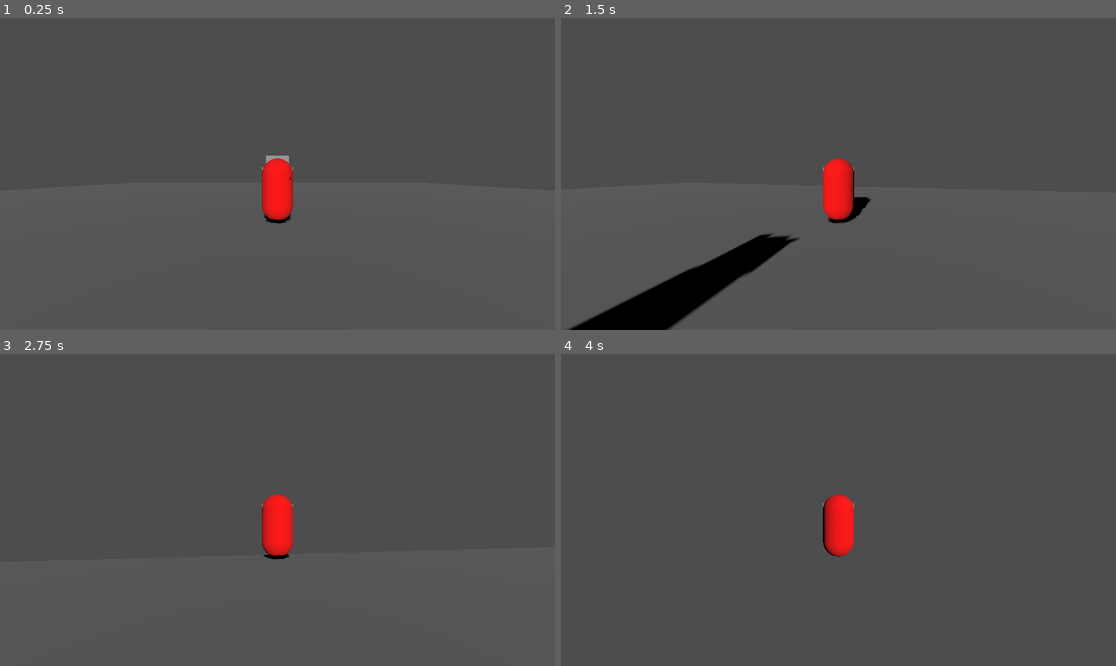
Above: before the commit, frames 1-4 (two rows, left to right).
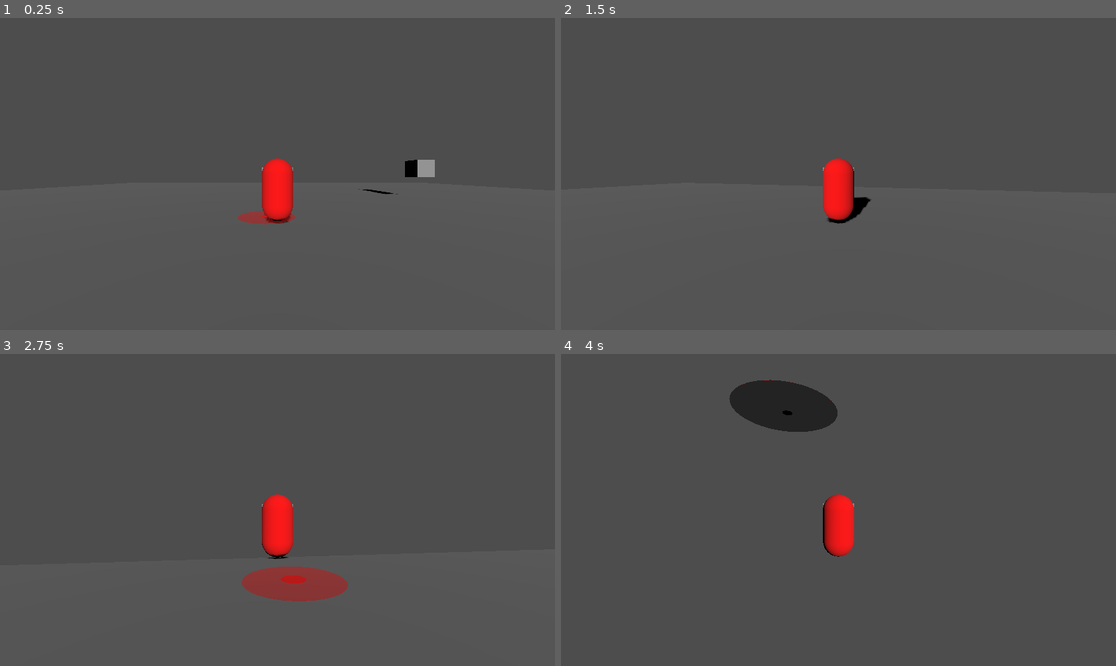
Above: after the commit, the same moments.

Repository: ZweiEuro/high_perf_cg
Game: Godot game, scene res://main_scene.tscn
Two runs of this game, one before a commit and one after it. Both use one fixed random seed, a clock stepped at 60 frames per second and the inputs below.
Inputs (mouse positions are in pixels of both pictures, inside the frame that each line leads up to):
- Up to frame 1 (0.25 s): no input
- Up to frame 2 (1.5 s): tap Enter at 0.5 s; move the mouse to (866, 174) at 0.52 s; hold W (Player Forward) from 0.53 s (still down); tap Space (Player jump) at 0.6, 0.77, 1.07 s; move the mouse to (810, 174) at 1.27 s; tap Shift (Dash) at 1.35 s
- Up to frame 3 (2.75 s): keep holding W (Player Forward); tap Space (Player jump) at 1.52, 1.55, 1.82, 2.1 s; move the mouse to (288, 503) at 2.02 s
- Up to frame 4 (4 s): keep holding W (Player Forward); move the mouse to (832, 516) at 2.77 s; tap Shift (Dash) at 2.85 s; tap Space (Player jump) at 3.02, 3.05, 3.32, 3.6, 3.77 s; move the mouse to (877, 513) at 3.52 s

The runs differ from the first frame. In frame 1, 0.6% of the frame differs, in the area x 42-79%, y 44-67%; in frame 2, 4.0%, in the area x 1-56%, y 57-100%; in frame 3, 1.7%; in frame 4, 2.5%.

Commit message:
trouble duplicating indicators

Diff:
--- /dev/null
+++ b/gameObjects/lightning/indicator.gd
@@ -0,0 +1,31 @@
+extends Node3D
+
+@export var triggerDuration_s: float = 1.0; # duration in seconds for it to grow
+@export var singleFire: bool = false;
+
+@export var actualScale: float = 1.0;
+
+@onready var innerIndicator: CylinderMesh = $IndicatorInner.mesh
+@onready var outerIndicator: CylinderMesh = $IndicatorOuter.mesh
+
+
+
+@onready var startTime: float = Time.get_ticks_msec() / 1000.0; # time since start in seconds
+
+var indicatorInnerSize: float = 0.0;
+
+func _ready() -> void:
+	self.scale = Vector3(actualScale, actualScale, actualScale);
+
+	innerIndicator.top_radius = 1;
+	innerIndicator.bottom_radius = 1;
+
+func _process(_delta: float) -> void:
+	var now = Time.get_ticks_msec() / 1000.0;
+	if now - startTime > triggerDuration_s:
+		startTime = now;
+
+	var newSize = lerpf(0.0, 1.0, (( now - startTime) / triggerDuration_s))
+
+	innerIndicator.bottom_radius = newSize;
+	innerIndicator.top_radius = newSize;
--- /dev/null
+++ b/gameObjects/lightning/indicator.tscn
@@ -0,0 +1,66 @@
+[gd_scene load_steps=6 format=3 uid="uid://e5ubdwu3wx6d"]
+
+[sub_resource type="GDScript" id="GDScript_l0wnk"]
+script/source = "extends Node3D
+
+@export var triggerDuration_s: float = 1.0; # duration in seconds for it to grow
+@export var singleFire: bool = false;
+
+@export var actualScale: float = 1.0;
+
+@onready var innerIndicator: CylinderMesh = $IndicatorInner.mesh
+@onready var outerIndicator: CylinderMesh = $IndicatorOuter.mesh
+
+
+var startTime: float = Time.get_ticks_msec() / 1000.0; # time since start in seconds
+
+var indicatorInnerSize: float = 0.0;
+
+func _ready() -> void:
+	self.scale = Vector3(actualScale, actualScale, actualScale);
+
+	innerIndicator.top_radius = 1;
+	innerIndicator.bottom_radius = 1;
+
+func _process(_delta: float) -> void:
+	var now = Time.get_ticks_msec() / 1000.0;
+	if now - startTime > triggerDuration_s:
+		startTime = now;
+
+	var newSize = lerpf(0.0, 1.0, (( now - startTime) / triggerDuration_s))
+
+	innerIndicator.bottom_radius = newSize;
+	innerIndicator.top_radius = newSize;
+"
+
+[sub_resource type="StandardMaterial3D" id="StandardMaterial3D_lsk4n"]
+transparency = 1
+albedo_color = Color(1, 0, 0, 0.541176)
+disable_receive_shadows = true
+
+[sub_resource type="CylinderMesh" id="CylinderMesh_yurot"]
+material = SubResource("StandardMaterial3D_lsk4n")
+top_radius = 1.0
+bottom_radius = 1.0
+height = 0.001
+
+[sub_resource type="StandardMaterial3D" id="StandardMaterial3D_6v3ml"]
+transparency = 1
+albedo_color = Color(1, 0, 0, 1)
+disable_receive_shadows = true
+
+[sub_resource type="CylinderMesh" id="CylinderMesh_e1imq"]
+material = SubResource("StandardMaterial3D_6v3ml")
+top_radius = 0.0
+bottom_radius = 0.0
+height = 0.001
+
+[node name="Indicator" type="Node3D"]
+script = SubResource("GDScript_l0wnk")
+
+[node name="IndicatorOuter" type="MeshInstance3D" parent="."]
+mesh = SubResource("CylinderMesh_yurot")
+
+[node name="IndicatorInner" type="MeshInstance3D" parent="."]
+mesh = SubResource("CylinderMesh_e1imq")
+skeleton = NodePath("../IndicatorOuter")
--- /dev/null
+++ b/gameObjects/lightning/indicator_spawner.gd
@@ -0,0 +1,53 @@
+extends Node
+
+@export var spawningInterval: float = 0.05; # period in seconds
+@export var spawningIntervalRandomNoise: float = 0.5;
+
+@export var spawnRadius: float = 5.0;
+
+var indicator = preload("res://gameObjects/lightning/indicator.tscn");
+
+@onready var timer := Timer.new();
+@onready var player := $"../Player"
+
+
+# Called when the node enters the scene tree for the first time.
+func _ready() -> void:
+	timer.autostart = true;
+	timer.one_shot = true;
+	timer.wait_time = spawningInterval;
+	timer.timeout.connect(_on_timer_timeout)
+
+	add_child(timer)
+
+
+func restartSpawner() -> void:
+	var nextTimeoutTime = spawningInterval + randf_range(-spawningIntervalRandomNoise, spawningIntervalRandomNoise);
+	timer.start(nextTimeoutTime)
+
+	print(nextTimeoutTime)
+
+
+func get_random_pos_around_center(center: Vector3, radius: float) -> Vector3:
+	# get a planar Vec3 in a random direction
+	# var	dir: Vector3 = player.getCurrentForwardDirection();
+
+	# get a random direction
+	var dir = Vector3(randf_range(-0.5, 0.5), 0, randf_range(-0.5, 0.5)).normalized();
+
+	# make it a minimum radius away from the player
+	return center + dir * randf_range(0.5, radius) * randf();
+
+func _on_timer_timeout() -> void:
+
+	var newChild: Node3D = indicator.duplicate().instantiate();
+	var newPos =  get_random_pos_around_center(player.position, spawnRadius);
+	newChild.position = newPos;
+	add_child(newChild);
+	restartSpawner();
+
+
+
+# Called every frame. 'delta' is the elapsed time since the previous frame.
+func _process(delta: float) -> void:
+	pass
--- a/gameObjects/player/Player.tscn
+++ b/gameObjects/player/Player.tscn
@@ -1,5 +1,6 @@
-[gd_scene load_steps=11 format=3 uid="uid://dutcdtdc0ygky"]
+[gd_scene load_steps=12 format=3 uid="uid://dutcdtdc0ygky"]
 
+[ext_resource type="Script" path="res://gameObjects/player/player.gd" id="1_8atvp"]
 [ext_resource type="Script" path="res://gameObjects/player/scripts/PlayerMovement.gd" id="2_w2um5"]
 [ext_resource type="Shader" path="res://gameObjects/player/player.gdshader" id="2_xp7a0"]
 [ext_resource type="Shader" path="res://gameObjects/player/dustParticles.gdshader" id="3_hk4tg"]
@@ -25,6 +26,7 @@
 height = 0.2
 
 [node name="Player" type="Node3D"]
+script = ExtResource("1_8atvp")
 
 [node name="PlayerBody" type="CharacterBody3D" parent="."]
 top_level = true
--- /dev/null
+++ b/gameObjects/player/player.gd
@@ -0,0 +1,5 @@
+extends Node3D
+
+
+func getCurrentForwardDirection() -> Vector3:
+	return	$"./PlayerBody".getDirection()
--- a/gameObjects/player/scripts/PlayerMovement.gd
+++ b/gameObjects/player/scripts/PlayerMovement.gd
@@ -14,6 +14,7 @@
 var dash_cooldown: float = 5.0;
 var timestamp_last_dash: float = 0.0 # the last time dash was pushed
 
+var last_direction: Vector3 = Vector3(0.5, 0, 0.5).normalized();
 
 var parent
 
@@ -53,7 +54,7 @@
 
 	# use input_dir movement vector to know which direction the player is facing, depending on the camera rotation
 	# put .normalized() at the end of this line if you don't want the player to be able to slow walk using joystick
-	var direction = (cam_h.transform.basis * Vector3(input_dir.x, 0, input_dir.y))
+	var direction: Vector3 = (cam_h.transform.basis * Vector3(input_dir.x, 0, input_dir.y))
 
 	var velocity_total = velocity; # change the current velocity
 
@@ -66,6 +67,9 @@
 		velocity_total.y += jump_velocity# direction of 'up'  is irrelevant here (it would also be zero
 
 	if direction:
+		# save direction for later
+		last_direction = direction;
+
 		# change player model rotation
 		rotation.y = lerp_angle(rotation.y, atan2(-direction.x, -direction.z), turn_speed * delta)
 
@@ -100,6 +104,11 @@
 	velocity = velocity_total
 	move_and_slide()
 
+func getDirection() -> Vector3:
+	return last_direction;
+
+
+
 func capture_mouse():
 	Input.set_mouse_mode(Input.MOUSE_MODE_CAPTURED)
 
--- a/general/Player.tscn
+++ /dev/null
@@ -1,3 +0,0 @@
-[gd_scene format=3 uid="uid://bftok7e2sbcq5"]
-
-[node name="Node3D" type="Node3D"]
--- a/general/old_player.gd
+++ /dev/null
@@ -1,67 +0,0 @@
-extends CharacterBody3D
-
-const jump_velocity = 4.5
-
-var speed = 50.0
-var turn_speed = 30
-
-var gravity = ProjectSettings.get_setting("physics/3d/default_gravity")
-
-var parent
-
-@onready var cam_h = $"../PlayerCam/h"
-@onready var cam_v = $"../PlayerCam/h/v"
-
-func _ready():
-	# set mouse mode captured so it locks in middle of screen
-	capture_mouse()
-
-	# set parent
-	parent = get_parent()
-
-func _unhandled_input(event):
-	# if "exit" (esc) is pressed, close game
-	if Input.is_action_just_pressed("Exit"):
-		get_tree().quit()
-
-func _process(delta):
-	# set parent position to equal CharacterBody position every frame
-	parent.position = position
-
-func _physics_process(delta):
-	# turn player inputs into a vector
-	var input_dir = Input.get_vector("Player left", "Player right", "Player Forward", "Player Back")
-
-	# use input_dir movement vector to know which direction the player is facing, depending on the camera rotation
-	# put .normalized() at the end of this line if you don't want the player to be able to slow walk using joystick
-	var direction = (cam_h.transform.basis * Vector3(input_dir.x, 0, input_dir.y))
-
-	# if playerBody isn't on the floor, activate gravity
-	if not is_on_floor():
-		velocity.y -= gravity * delta
-
-	if Input.is_action_just_pressed("Player jump") and is_on_floor():
-		velocity.y = jump_velocity
-
-
-	if direction:
-		# player movement
-		velocity.x = direction.x * speed
-		velocity.z = direction.z * speed
-
-		# change player model rotation
-		rotation.y = lerp_angle(rotation.y, atan2(-direction.x, -direction.z), turn_speed * delta)
-
-	else:
-		# if no direction input, make sure player is still
-		velocity.x = move_toward(velocity.x, 0, speed)
-		velocity.z = move_toward(velocity.z, 0, speed)
-
-	move_and_slide()
-
-func capture_mouse():
-	Input.set_mouse_mode(Input.MOUSE_MODE_CAPTURED)
-
-func release_mouse():
-	# not used anywhere in this demo, but you probably will want to run this func for menus and stuff
-	Input.set_mouse_mode(Input.MOUSE_MODE_VISIBLE)
--- a/general/player_cam.gd
+++ /dev/null
@@ -1,13 +0,0 @@
-extends Camera3D
-
-
-
-# Called when the node enters the scene tree for the first time.
-func _ready() -> void:
-	pass # Replace with function body.
-
-
-# Called every frame. 'delta' is the elapsed time since the previous frame.
-func _process(delta: float) -> void:
-	self.look_at(get_parent_node_3d().position)
-	pass
--- a/main_scene.tscn
+++ b/main_scene.tscn
@@ -1,8 +1,9 @@
-[gd_scene load_steps=4 format=3 uid="uid://fvbbvkl5ed7t"]
+[gd_scene load_steps=5 format=3 uid="uid://fvbbvkl5ed7t"]
 
 [ext_resource type="PackedScene" uid="uid://dutcdtdc0ygky" path="res://gameObjects/player/Player.tscn" id="1_65sxl"]
 [ext_resource type="PackedScene" uid="uid://w4utvnmipwxv" path="res://gameObjects/objects/Box.tscn" id="2_8jwoa"]
 [ext_resource type="PackedScene" uid="uid://dxs7cwpwtxhba" path="res://gameObjects/objects/Flat.tscn" id="3_xs5ph"]
+[ext_resource type="Script" path="res://gameObjects/lightning/indicator_spawner.gd" id="4_51kfs"]
 
 [node name="Main Scene" type="Node3D"]
 
@@ -13,7 +14,10 @@
 [node name="Player" parent="." instance=ExtResource("1_65sxl")]
 
 [node name="Box" parent="." instance=ExtResource("2_8jwoa")]
-transform = Transform3D(1, 0, 0, 0, 1, 0, 0, 0, 1, 0, 1.79543, -2.62273)
+transform = Transform3D(1, 0, 0, 0, 1, 0, 0, 0, 1, 8.48751, 1.79543, -5.11981)
 
 [node name="Flat" parent="." instance=ExtResource("3_xs5ph")]
-transform = Transform3D(50, 0, 0, 0, 50, 0, 0, 0, 50, 0, 0, 0)
+transform = Transform3D(50, 0, 0, 0, 50, 0, 0, 0, 50, 0.00597, -0.01577, 0.0261436)
+
+[node name="IndicatorSpawner" type="Node3D" parent="."]
+script = ExtResource("4_51kfs")
Renamed: general/player.gd -> gameObjects/player/scripts/player_root.gd
